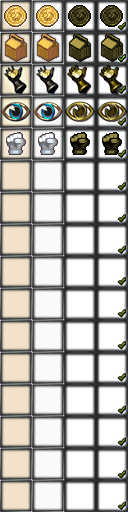
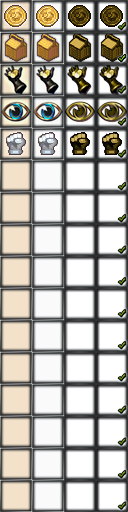
Revision of a layered 128px x 512px image; what changed, layer by layer:
renamed "Fist_Yellow" to "Yellow", blend multiply → color, painted on it over [68, 5, 123, 154]
painted on "Fist" over [68, 5, 123, 154]
removed layer "SlavePenny_Yellow" (was multiply, 80%) over [68, 5, 123, 61]
painted on "SlavePenny" over [68, 5, 123, 154]
removed layer "Alms_Yellow" (was multiply, 80%) over [68, 34, 123, 61]
painted on "Alms" over [68, 5, 123, 154]
